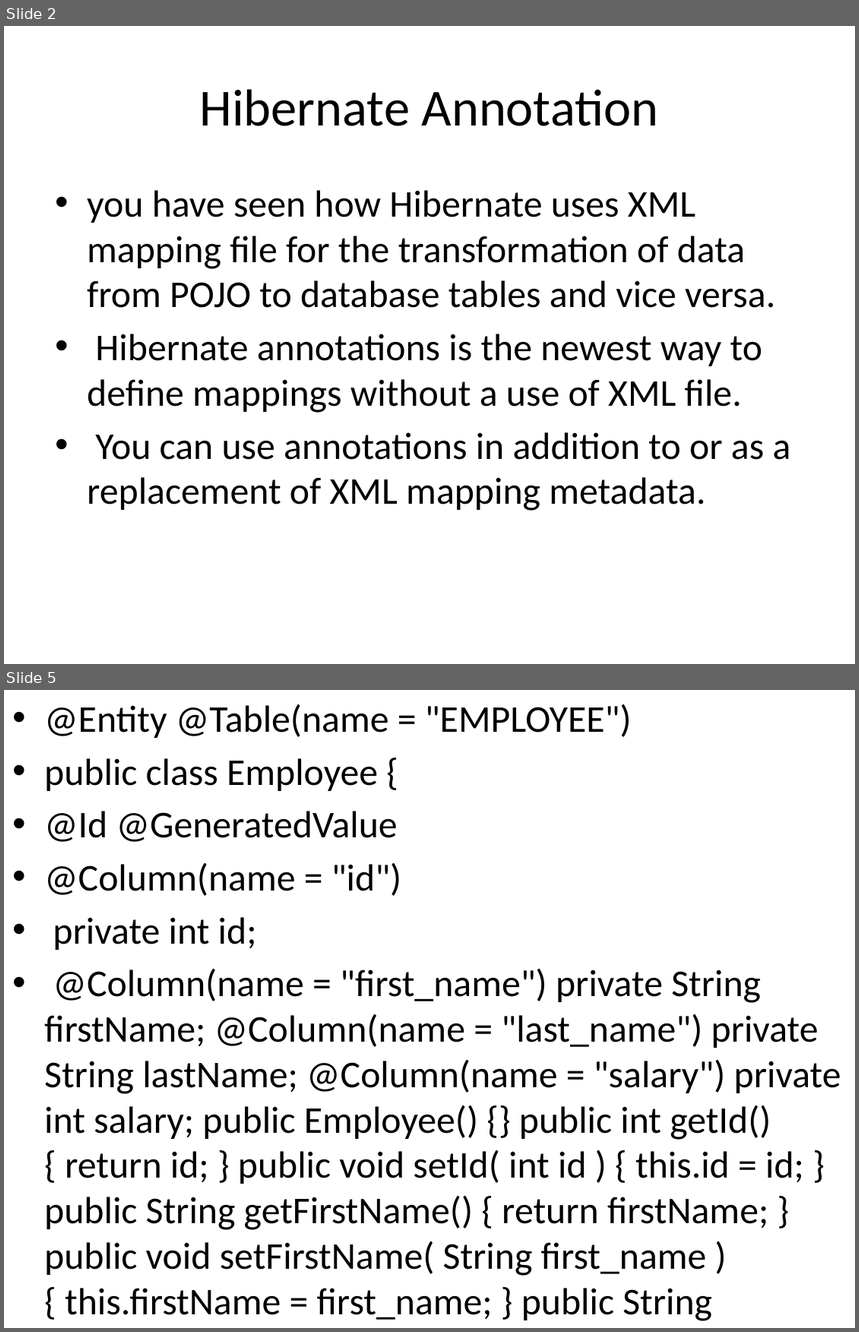
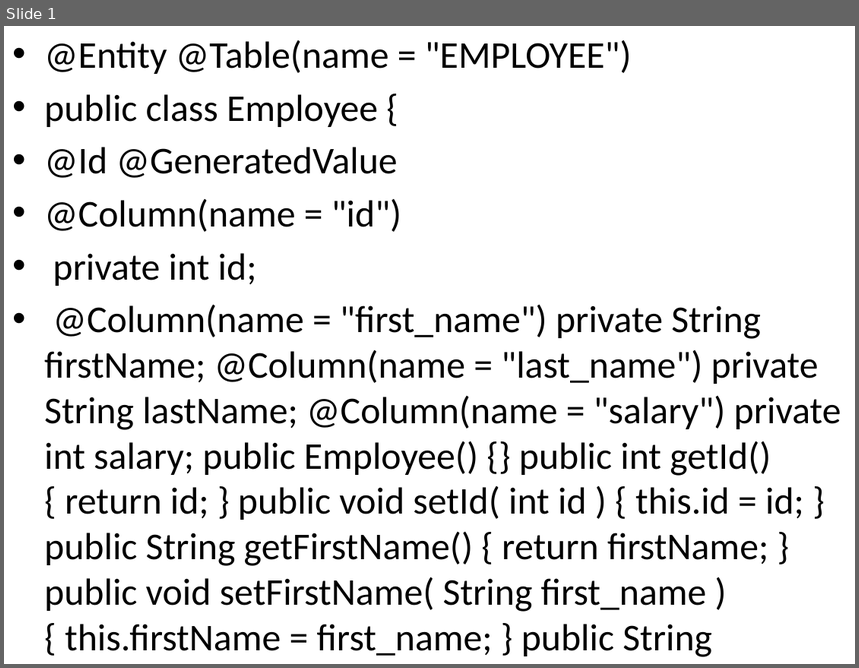
Before and after one commit to MohitKhevlani278/Java, a slide deck: ExamPaperAnswer/ClgPdf/Hibernate Annotation.pptx. Shown one above the other, each under a label of ours: slides 2 and 5 before the commit, slide 1 after it; the slides between them are not shown. The pictures are 859x1332 and 859x668 pixels, drawn with LibreOffice and Linux fonts; fonts in the diff are those of the drawing. Boxes give left, top, right and bottom in pixels: in the first picture for what was removed or moved away, otherwise in the second. Text is boxed around its words. In the diff, an @@ line names an element or a change of style, - is before the commit and + after.

```diff
--- a/ExamPaperAnswer/ClgPdf/Hibernate Annotation.pptx
+++ b/ExamPaperAnswer/ClgPdf/Hibernate Annotation.pptx
@@ slide 2 removed at [4,26,855,664], background #FFFFFF @@
@@ title removed at [200,89,659,126] @@
-Hibernate Annotation
@@ text removed at [87,190,791,511] @@
-• you have seen how Hibernate uses XML mapping file for the transformation of data from POJO to database tables and vice versa.
-• Hibernate annotations is the newest way to define mappings without a use of XML file.
-• You can use annotations in addition to or as a replacement of XML mapping metadata.
@@ what was slide 5 is now slide 1 @@
```
Also in this commit, not shown: 7 other slides removed, 5 other files.
